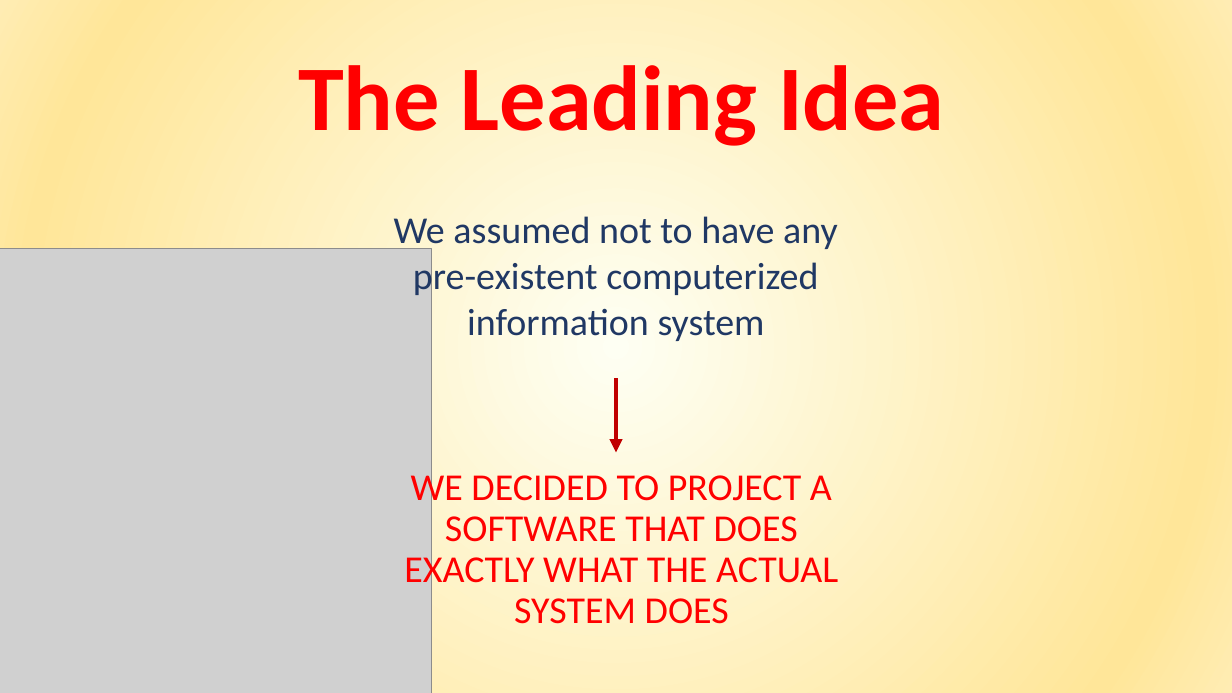
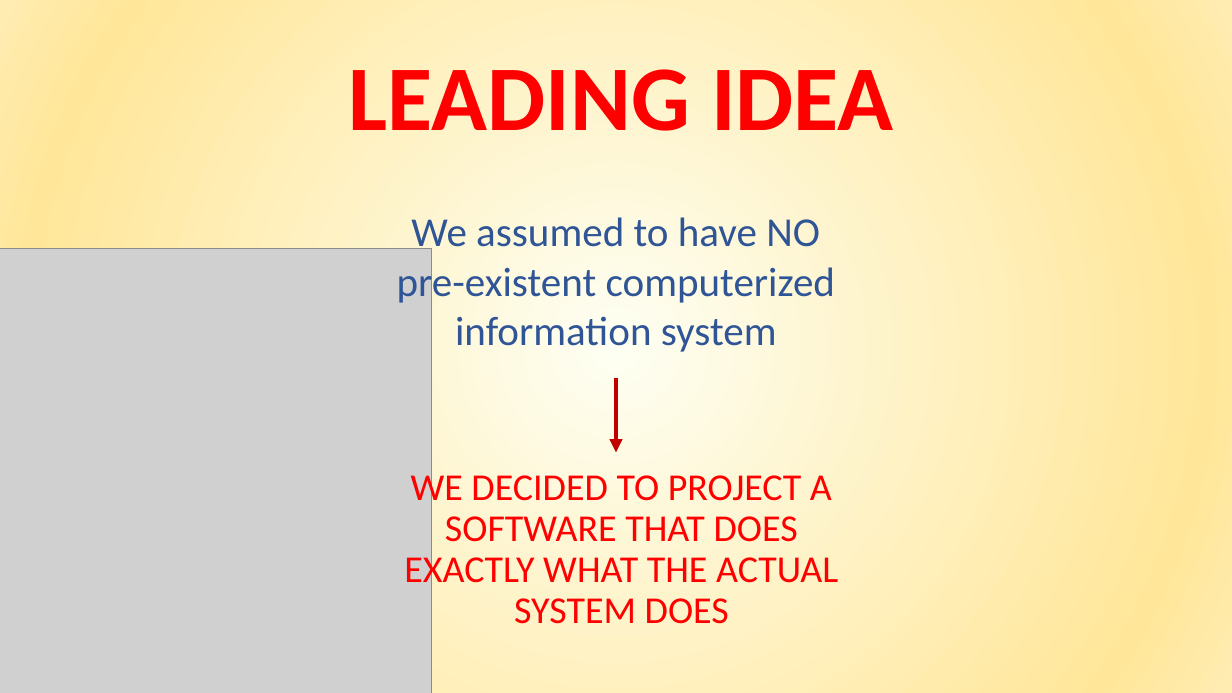
Before and after one commit to giuseppemanzi/manzinicolini, a slide deck: slide 5 of All/final presentation/Final presentation.pptx. Drawn at 1232x693 pixels with LibreOffice and Linux fonts; fonts in the diff are those of the drawing; grey boxes stand for pictures. Boxes give left, top, right and bottom in pixels: in the first picture for what was removed or moved away, otherwise in the second. Text is boxed around its words. In the diff, an @@ line names an element or a change of style, - is before the commit and + after.

```diff
--- a/All/final presentation/Final presentation.pptx
+++ b/All/final presentation/Final presentation.pptx
@@ text at (349, 69, 894, 131): text changed @@
-The Leading Idea
+LEADING IDEA
@@ text at (397, 217, 835, 352): text changed; size 29.6 to 32 pt; text colour #203864 to #2F5597 @@
-We assumed not to have any pre-existent computerized information system
+We assumed to have NO pre-existent computerized information system
```
Also in this commit, not shown: 16 other slides changed, 12 slides added, 6 slides removed, 10 other files.
